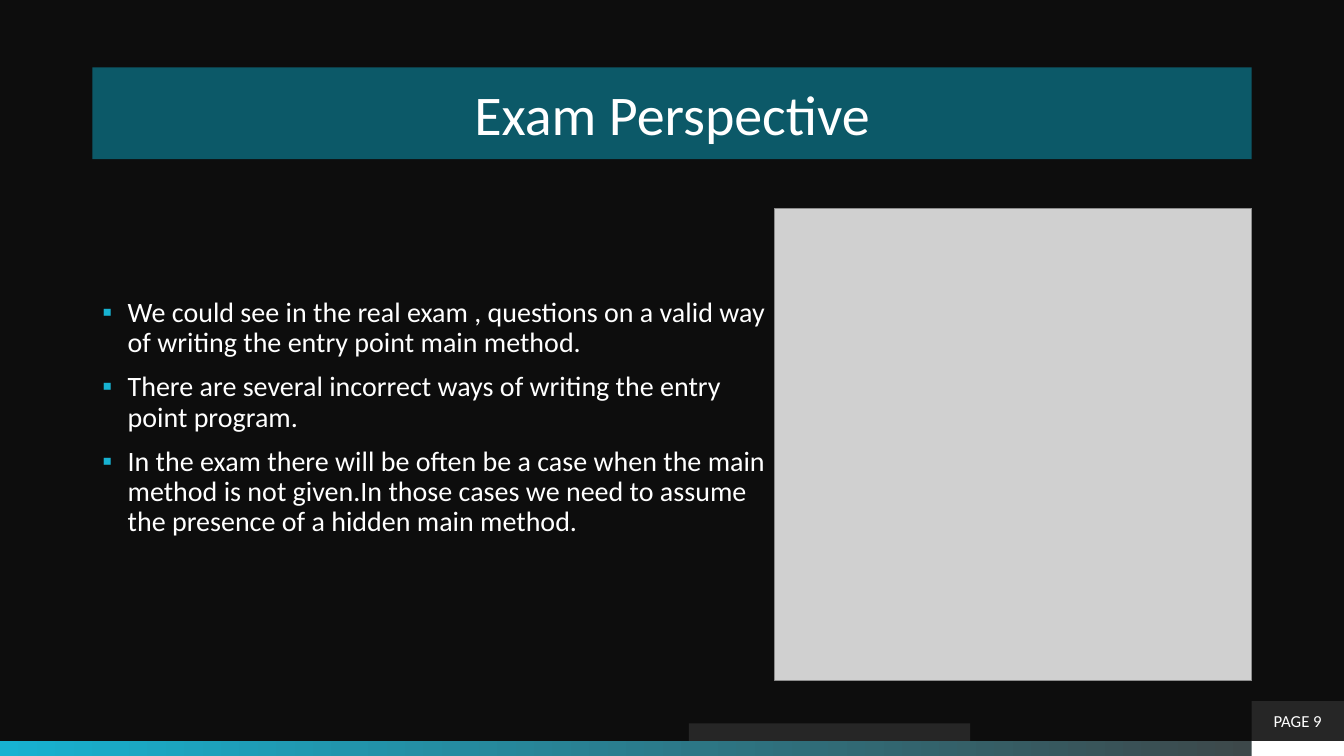
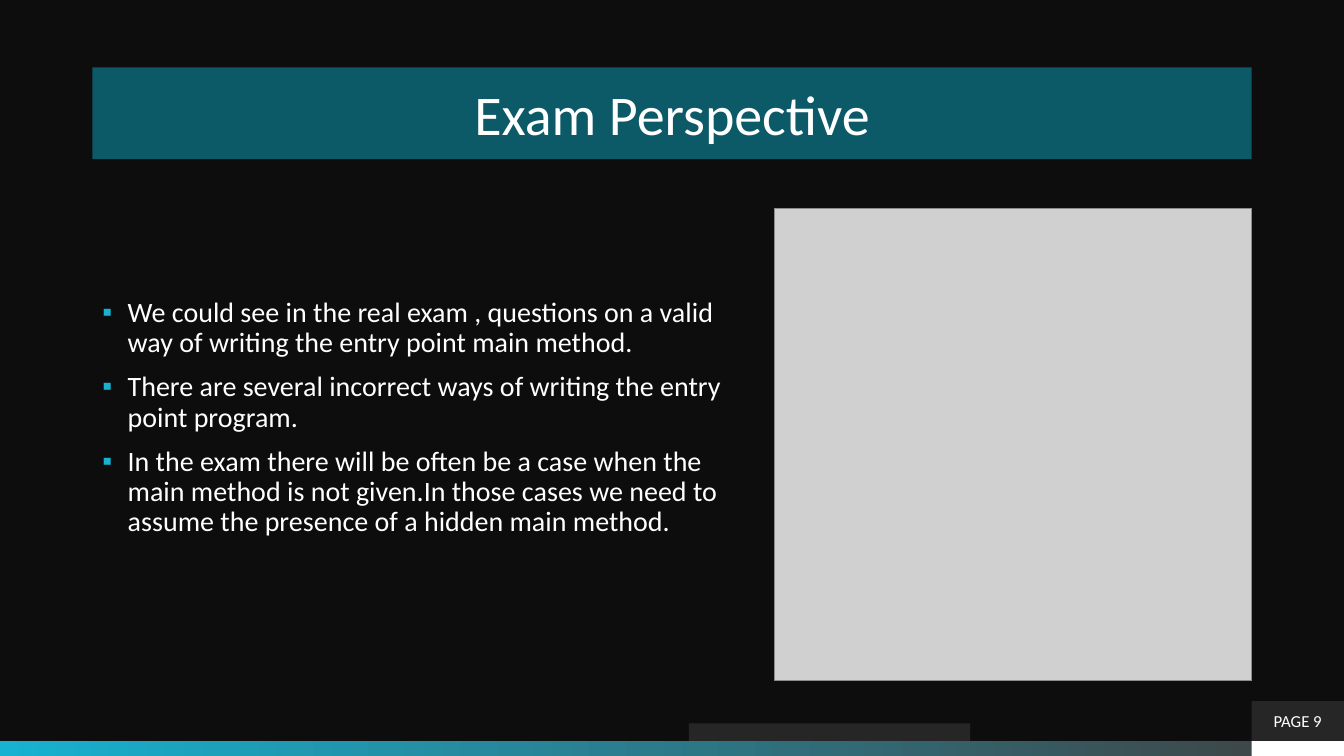
Before and after one commit to theLeonidas/Courses, a slide deck: slide 9 of courseMaterial/Objective-2-Simple Java Program/Basics_Of_A_Java_Program.pptx. Drawn at 1344x756 pixels with LibreOffice and Linux fonts; fonts in the diff are those of the drawing; grey boxes stand for pictures; background and template pictures are left out. Boxes give left, top, right and bottom in pixels: in the first picture for what was removed or moved away, otherwise in the second. Text is boxed around its words. In the diff, an @@ line names an element or a change of style, - is before the commit and + after.

```diff
--- a/courseMaterial/Objective-2-Simple Java Program/Basics_Of_A_Java_Program.pptx
+++ b/courseMaterial/Objective-2-Simple Java Program/Basics_Of_A_Java_Program.pptx
@@ text "We could see in the ..." rewrapped from box(128, 302, 765, 536) to box(128, 302, 720, 536) @@
```
Also in this commit, not shown: 1 other slide changed, 44 other files.
